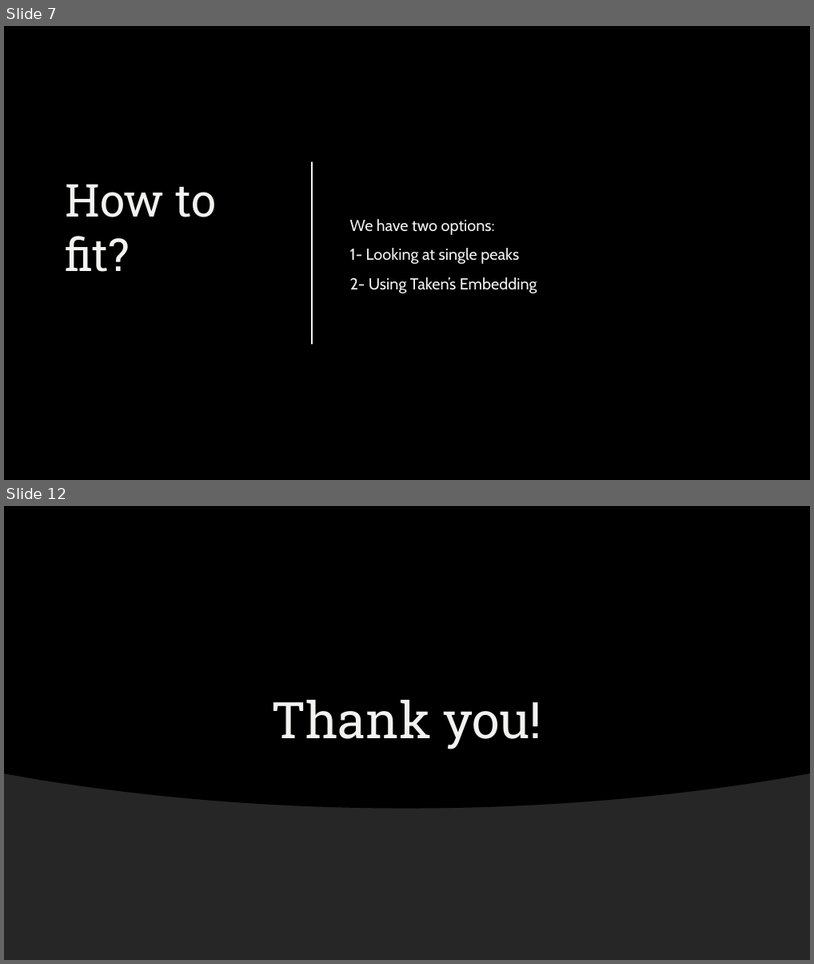
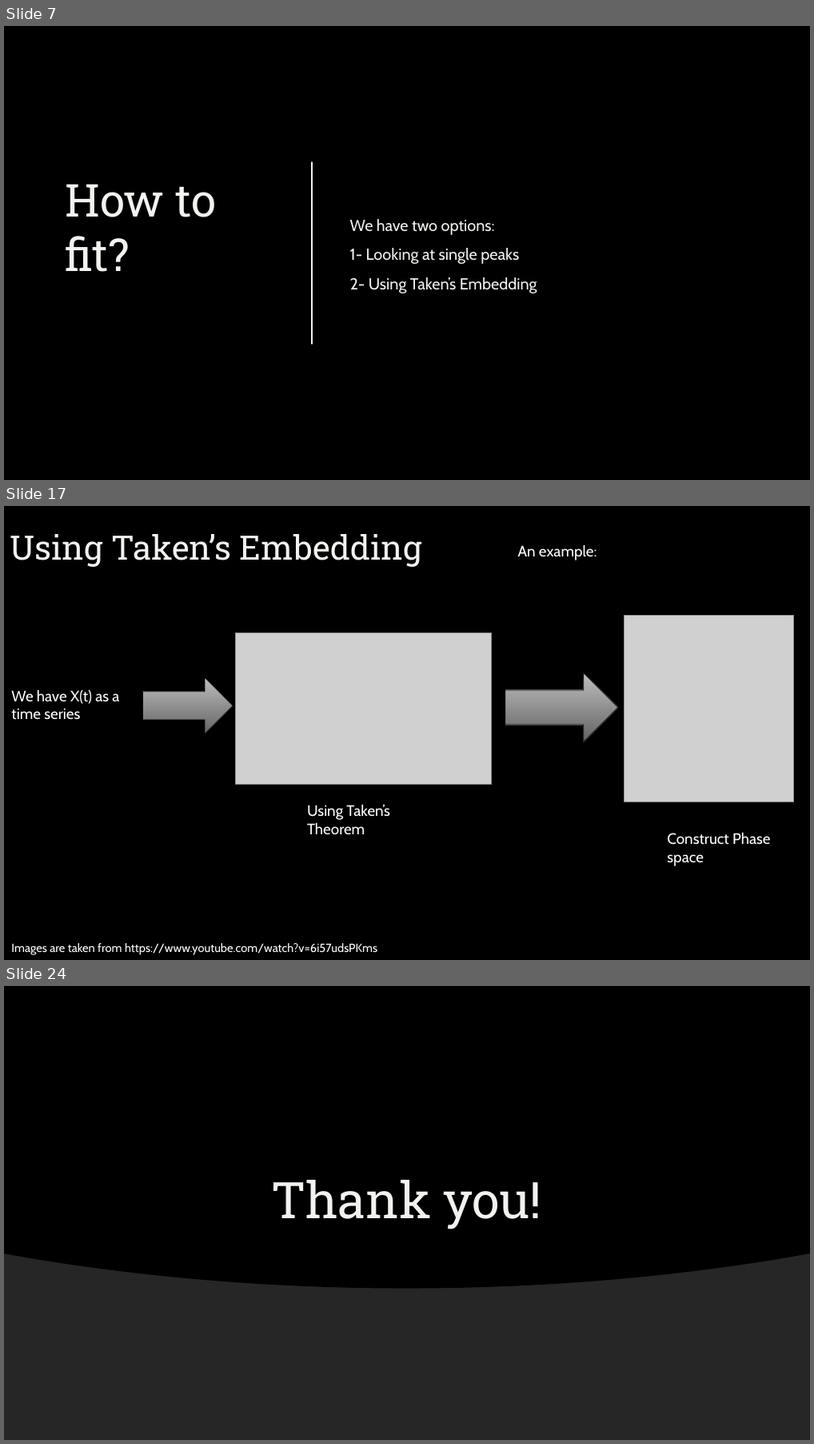
Before and after one commit to ekremdemirboga/modelling-calcium-oscillations-in-astrocytes, a slide deck: final/final.pptx. Shown one above the other, each under a label of ours: slides 7 and 12 before the commit, slides 7, 17 and 24 after it; the slides between them are not shown. The pictures are 814x964 and 814x1444 pixels, drawn with LibreOffice and Linux fonts; fonts in the diff are those of the drawing; grey boxes stand for pictures; background and template pictures are left out. Boxes give left, top, right and bottom in pixels: in the first picture for what was removed or moved away, otherwise in the second. Text is boxed around its words. In the diff, an @@ line names an element or a change of style, - is before the commit and + after.

```diff
--- a/final/final.pptx
+++ b/final/final.pptx
@@ slide 17 added at box(4, 506, 810, 960), background picture (left out) @@
@@ title added at box(10, 534, 422, 567), 40 pt, text #F2F3F0 @@
+Using Taken’s Embedding
@@ text added at box(518, 544, 598, 560), 18 pt, text #FFFFFF @@
+An example:
@@ picture added at box(624, 616, 794, 801) @@
@@ picture added at box(236, 632, 491, 784) @@
@@ right arrow added at box(506, 673, 618, 742), fill gradient #BCBCBC to #656565, outline #000000 0.75 pt @@
@@ text added at box(11, 689, 119, 720), 18 pt, text #FFFFFF @@
+We have X(t) as a time series
@@ right arrow added at box(142, 677, 233, 733), fill gradient #BCBCBC to #656565, outline #000000 0.75 pt @@
@@ text added at box(307, 804, 390, 834), 18 pt, text #FFFFFF @@
+Using Taken’s Theorem
@@ text added at box(667, 832, 771, 866), 18 pt, text #FFFFFF @@
+Construct Phase space
@@ text added at box(11, 943, 378, 955), 14 pt, text #FFFFFF @@
+Images are taken from https://www.youtube.com/watch?v=6i57udsPKms
@@ what was slide 12 is now slide 24 @@
```
Also in this commit, not shown: 2 slides changed, 16 other slides added, 5 slides removed, 3 other files.
